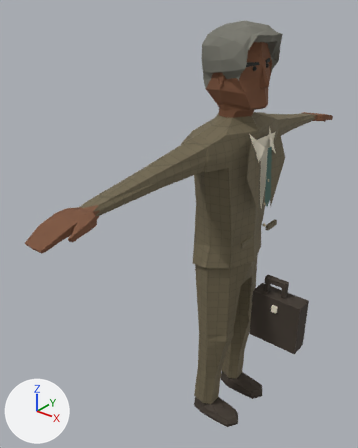
Two versions of the glTF model public/assets/characters/office/office-seok.glb, one commit apart.
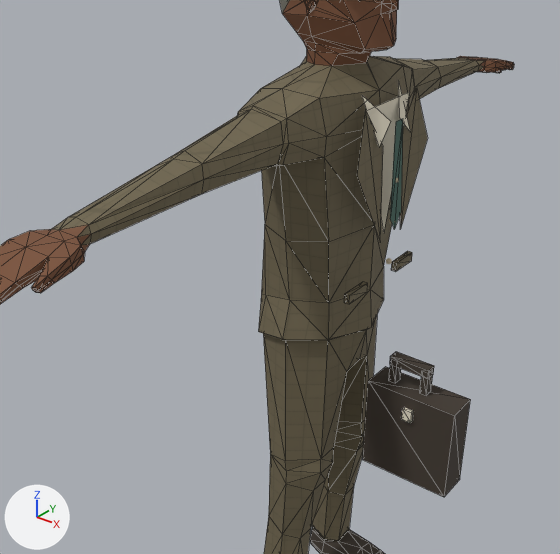
Old and new are each drawn whole from a camera (50 mm lens) standing at (1.09, -1.75, 2.03) and looking at (-0.17, -0.17, 1.05) and again close up on the part from 14% to 100% of the width and 18% to 86% of the height. Every picture has the same lights, and +X, +Y and +Z are marked at lower left. The first two pictures are the older version. The close-ups show mesh edges as thin lines. Where no turn or scale is listed for an object, it has been applied to the vertices.

The scene before the commit, as lines of its bpy script (objects in view):
```python
ob_collar = bpy.data.objects.new('Collar', me_collar)
ob_collar.location = (0.0, 0.0, 0.002)
ob_collar_001 = bpy.data.objects.new('Collar.001', me_collar_001)
ob_collar_001.location = (0.0, 0.0, 0.002)
ob_shirt_inset = bpy.data.objects.new('Shirt inset', me_shirt_inset)
ob_shirt_inset.location = (0.0, 0.0, 0.002)
ob_tailored_lapel = bpy.data.objects.new('Tailored lapel', me_tailored_lapel)
ob_tailored_lapel.location = (0.0, 0.0, 0.002)
ob_tailored_lapel_001 = bpy.data.objects.new('Tailored lapel.001', me_tailored_lapel_001)
ob_tailored_lapel_001.location = (0.0, 0.0, 0.002)
ob_tie = bpy.data.objects.new('Tie', me_tie)
ob_tie.location = (0.0, 0.0, 0.002)
# also in view: 'Human_Mesh' at (0.01, 0.0, 0.95); 'office-seok_HandBriefcase' at (0.27, 0.0, 0.64)
```
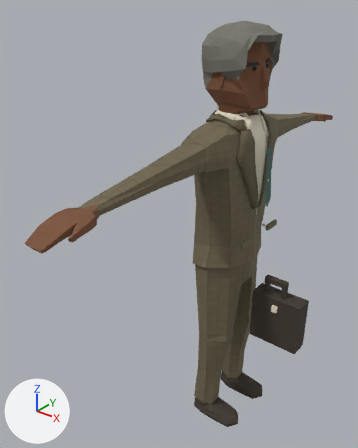
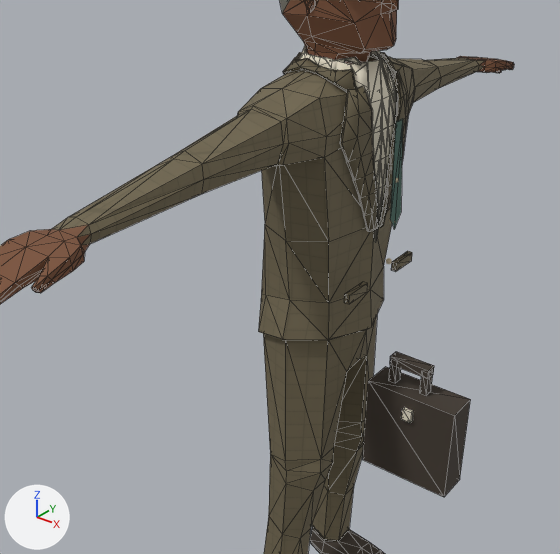
Changed parts and their boxes [x1, y1, x2, y2] in the close-ups (560 x 554 px):
```json
{"object": "office-seok_Fit_lapel", "change": "added", "after": [283, 52, 409, 232]}
{"object": "office-seok_Fit_shirt_v", "change": "added", "after": [324, 51, 397, 242], "on screen": "pale yellow"}
{"object": "Tailored lapel", "change": "deleted", "before": [357, 109, 383, 240], "on screen": "brown"}
{"object": "Tailored lapel.001", "change": "deleted", "before": [400, 88, 428, 230], "on screen": "brown"}
{"object": "Shirt inset", "change": "deleted", "before": [366, 92, 410, 233], "on screen": "pale yellow"}
{"object": "office-seok_Fit_shirt_collar", "change": "added", "after": [299, 46, 396, 102], "on screen": "pale yellow"}
{"object": "Collar", "change": "deleted", "before": [362, 95, 391, 147], "on screen": "pale yellow"}
{"object": "Collar.001", "change": "deleted", "before": [398, 80, 410, 131]}
```

Scene script edits in JSON lines:
```json
{"op": "add", "block": "me_office_seok_fit_shirt_v", "code": ["me_office_seok_fit_shirt_v = bpy.data.meshes.new('office-seok_Fit_shirt_v')", "me_office_seok_fit_shirt_v.from_pydata(...)  # 66 vertices, 128 faces; spans x 0.014..0.122, y -0.1..0.1, z 1.118..1.567", "me_office_seok_fit_shirt_v.materials.append(mat_shirt)  # pale yellow #e6dec9"]}
{"op": "add", "block": "me_office_seok_fit_shirt_collar", "code": ["me_office_seok_fit_shirt_collar = bpy.data.meshes.new('office-seok_Fit_shirt_collar')", "me_office_seok_fit_shirt_collar.from_pydata(...)  # 92 vertices, 172 faces; spans x -0.119..0.117, y -0.113..0.115, z 1.448..1.561", "me_office_seok_fit_shirt_collar.materials.append(mat_shirt)  # pale yellow #e6dec9"]}
{"op": "add", "block": "me_office_seok_fit_lapel", "code": ["me_office_seok_fit_lapel = bpy.data.meshes.new('office-seok_Fit_lapel')", "me_office_seok_fit_lapel.from_pydata(...)  # 156 vertices, 300 faces; spans x -0.139..0.134, y -0.143..0.145, z 1.157..1.555", "me_office_seok_fit_lapel.materials.append(mat_coat_001)  # picture img_office_seok_coat_check"]}
{"op": "remove", "block": "ob_collar", "code": ["ob_collar = bpy.data.objects.new('Collar', me_collar)", "ob_collar.location = (0.0, 0.0, 0.002)"]}
{"op": "remove", "block": "ob_collar_001", "code": ["ob_collar_001 = bpy.data.objects.new('Collar.001', me_collar_001)", "ob_collar_001.location = (0.0, 0.0, 0.002)"]}
{"op": "remove", "block": "ob_shirt_inset", "code": ["ob_shirt_inset = bpy.data.objects.new('Shirt inset', me_shirt_inset)", "ob_shirt_inset.location = (0.0, 0.0, 0.002)"]}
{"op": "remove", "block": "ob_tailored_lapel", "code": ["ob_tailored_lapel = bpy.data.objects.new('Tailored lapel', me_tailored_lapel)", "ob_tailored_lapel.location = (0.0, 0.0, 0.002)"]}
{"op": "remove", "block": "ob_tailored_lapel_001", "code": ["ob_tailored_lapel_001 = bpy.data.objects.new('Tailored lapel.001', me_tailored_lapel_001)", "ob_tailored_lapel_001.location = (0.0, 0.0, 0.002)"]}
{"op": "add", "block": "ob_office_seok_fit_shirt_v", "code": ["ob_office_seok_fit_shirt_v = bpy.data.objects.new('office-seok_Fit_shirt_v', me_office_seok_fit_shirt_v)", "ob_office_seok_fit_shirt_v.location = (0.0, 0.0, 0.002)"]}
{"op": "add", "block": "ob_office_seok_fit_shirt_collar", "code": ["ob_office_seok_fit_shirt_collar = bpy.data.objects.new('office-seok_Fit_shirt_collar', me_office_seok_fit_shirt_collar)", "ob_office_seok_fit_shirt_collar.location = (0.0, 0.0, 0.002)"]}
{"op": "add", "block": "ob_office_seok_fit_lapel", "code": ["ob_office_seok_fit_lapel = bpy.data.objects.new('office-seok_Fit_lapel', me_office_seok_fit_lapel)", "ob_office_seok_fit_lapel.location = (0.0, 0.0, 0.002)"]}
```
